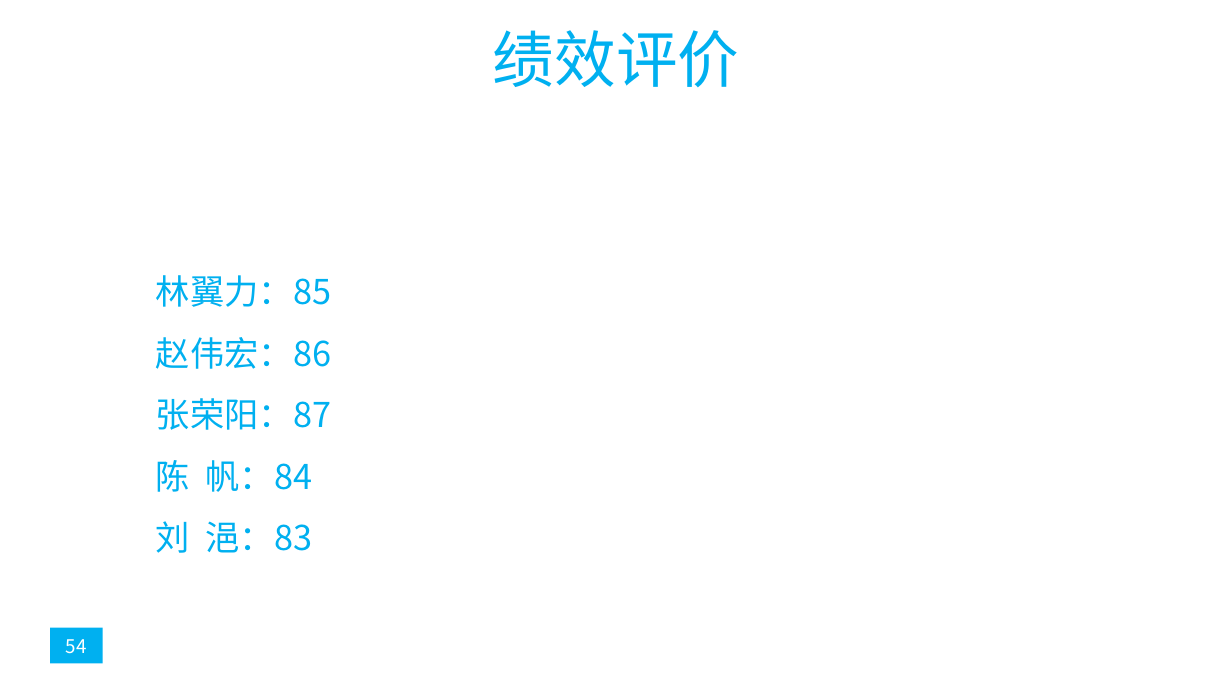
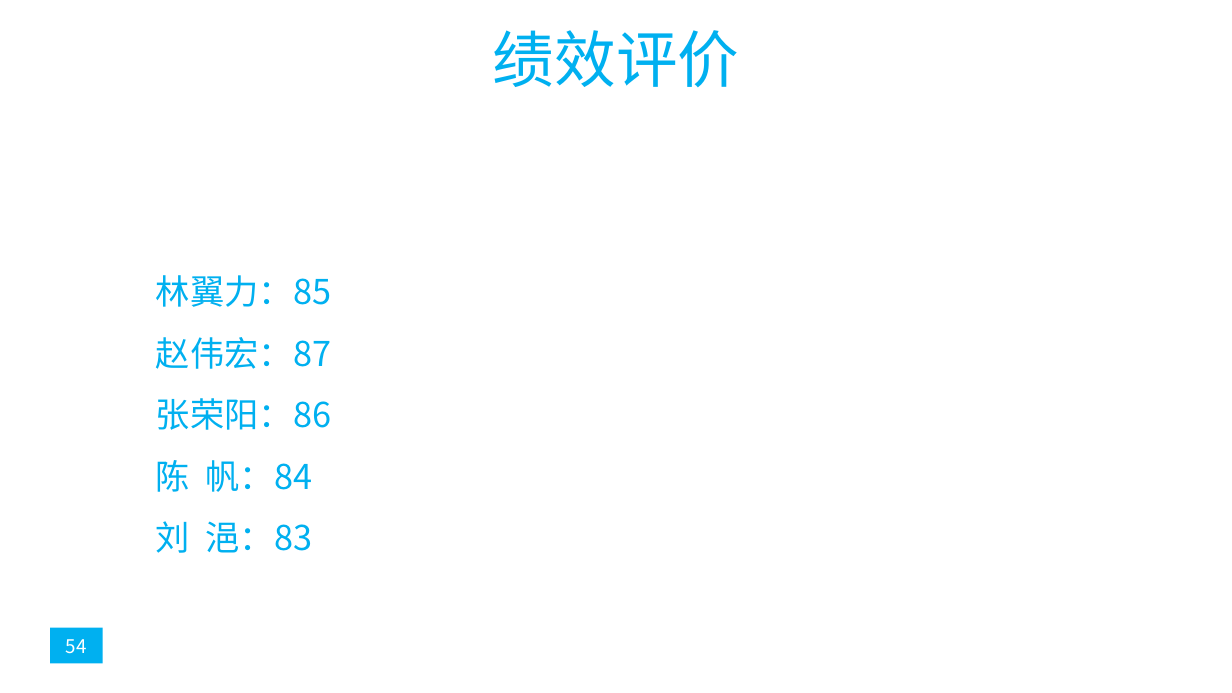
Before and after one commit to popopoi/PRD2018-G07, a slide deck: slide 58 of 非受控文档/翻转课堂PPT/PRD2018-G07-第七周翻转课堂PPT.pptx. Drawn at 1232x693 pixels with LibreOffice and Linux fonts; fonts in the diff are those of the drawing. Boxes give left, top, right and bottom in pixels: in the first picture for what was removed or moved away, otherwise in the second. Text is boxed around its words. In the diff, an @@ line names an element or a change of style, - is before the commit and + after.

```diff
--- a/非受控文档/翻转课堂PPT/PRD2018-G07-第七周翻转课堂PPT.pptx
+++ b/非受控文档/翻转课堂PPT/PRD2018-G07-第七周翻转课堂PPT.pptx
@@ text at [156, 337, 331, 430]: text changed @@
-赵伟宏：86
-张荣阳：87
+赵伟宏：87
+张荣阳：86
```
Also in this commit, not shown: 2 other slides changed, 1 slide added, 1 slide removed.
